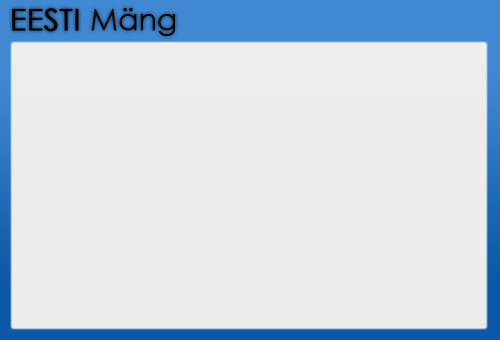
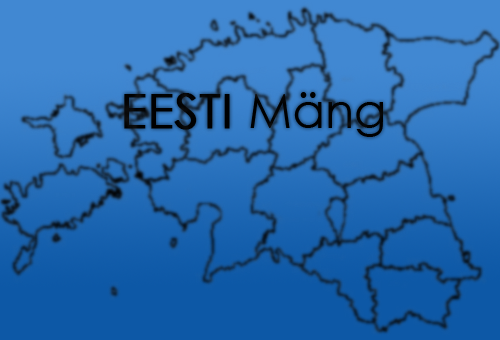
Comparing the layer stacks of the two 500×340 images. Changes:
added layer "Layer 1" above "content" over bbox(0, 3, 500, 335)
hid "content" over bbox(12, 43, 486, 328)
hid "eesti_v2ike" over bbox(12, 8, 175, 36)
showed "Eesti Mäng" over bbox(124, 92, 383, 137)
